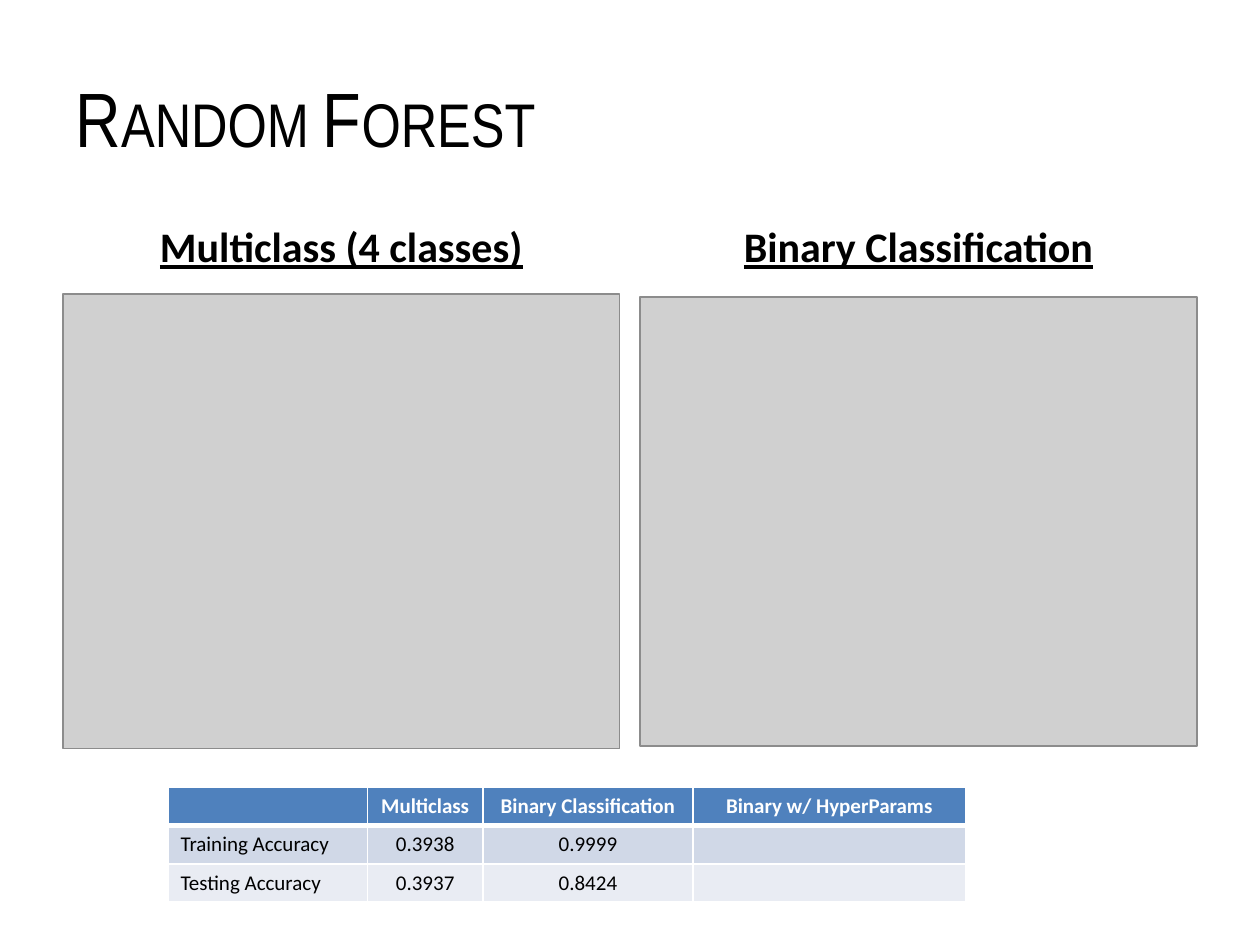
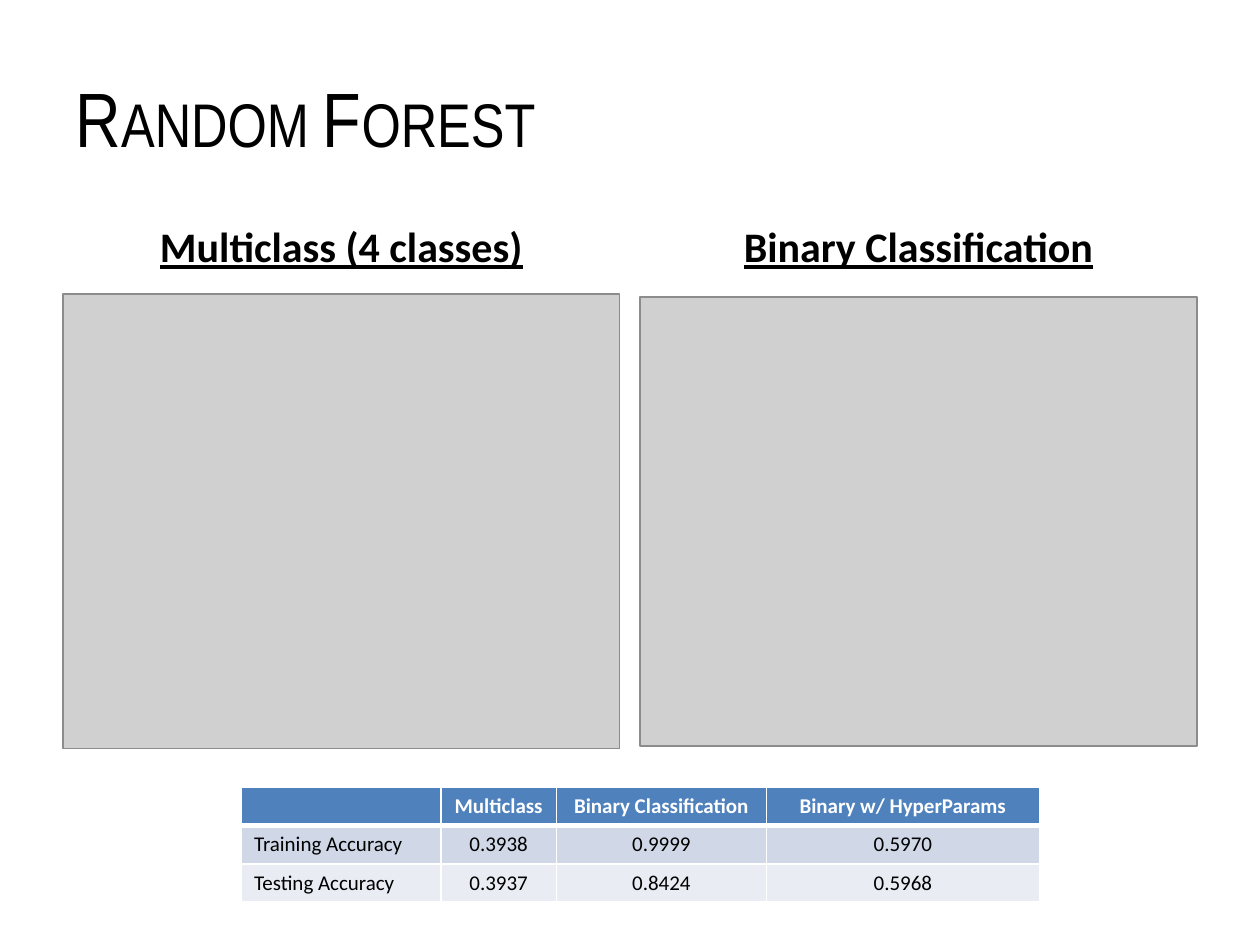
Before and after one commit to brianna-mitri/project-4, a slide deck: slide 6 of Work/DB_Work/PowerPoint/Data & Models.pptx. Drawn at 1260x945 pixels with LibreOffice and Linux fonts; fonts in the diff are those of the drawing; grey boxes stand for pictures. Boxes give left, top, right and bottom in pixels: in the first picture for what was removed or moved away, otherwise in the second. Text is boxed around its words. In the diff, an @@ line names an element or a change of style, - is before the commit and + after.

```diff
--- a/Work/DB_Work/PowerPoint/Data & Models.pptx
+++ b/Work/DB_Work/PowerPoint/Data & Models.pptx
@@ table at box(242, 788, 1041, 901) @@
-row 2, column 4: 
+row 2, column 4: 0.5970
-row 3, column 4: 
+row 3, column 4: 0.5968
@@ table: place and size @@
-table at box(168, 788, 966, 901)
+table at box(242, 788, 1041, 901)
```
Also in this commit, not shown: 1 slide removed, 12 other files.
